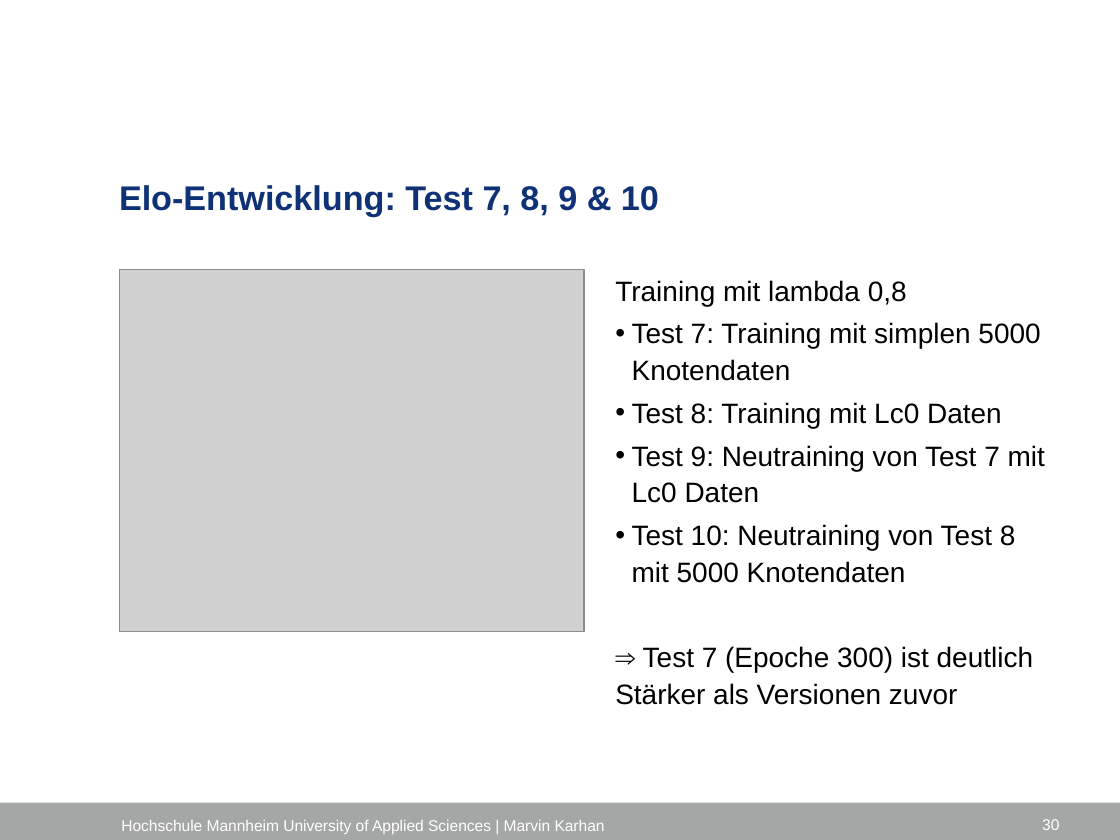
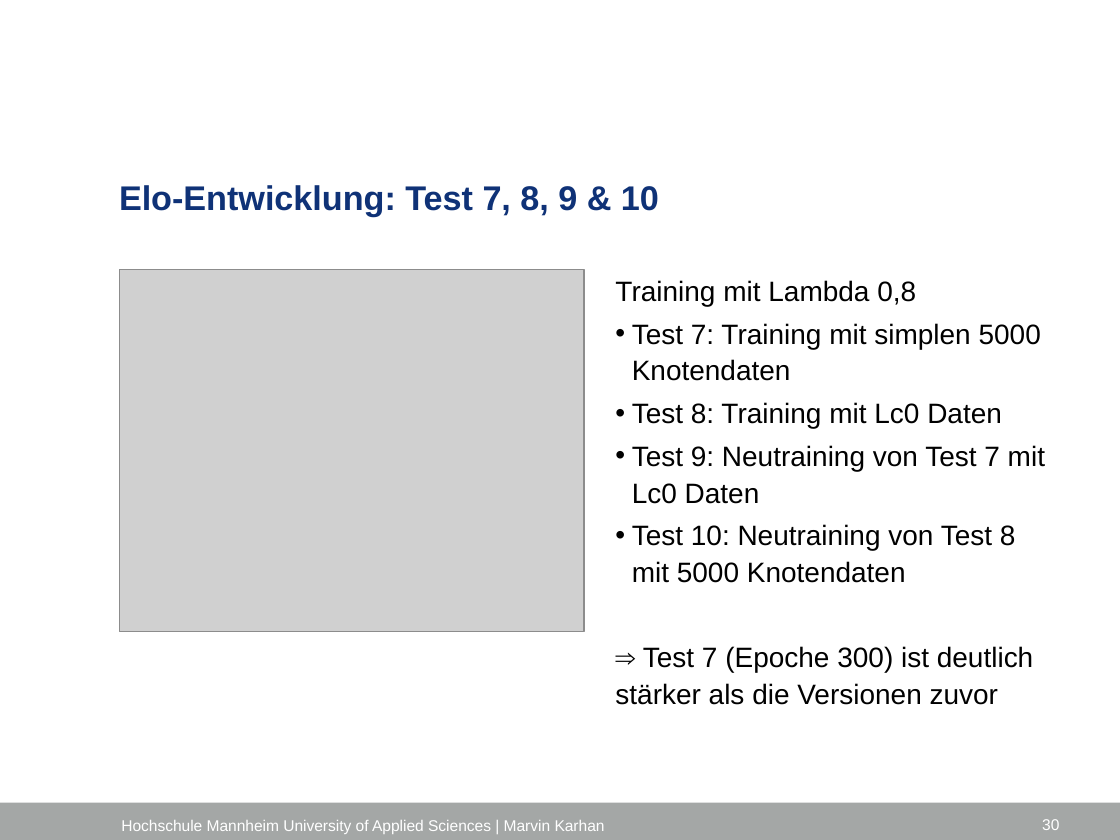
Before and after one commit to marvinkarhan/Bachelorarbeit, a slide deck: slide 30 of latex/Kolloquium/Kolloquium_Marvin_Karhan.pptx. Drawn at 1120x840 pixels with LibreOffice and Linux fonts; fonts in the diff are those of the drawing; grey boxes stand for pictures; background and template pictures are left out. Boxes give left, top, right and bottom in pixels: in the first picture for what was removed or moved away, otherwise in the second. Text is boxed around its words. In the diff, an @@ line names an element or a change of style, - is before the commit and + after.

Commit message:
Fix spelling

```diff
--- a/latex/Kolloquium/Kolloquium_Marvin_Karhan.pptx
+++ b/latex/Kolloquium/Kolloquium_Marvin_Karhan.pptx
@@ text at (615,280,916,306): text changed @@
-  Training mit lambda 0,8
+  Training mit Lambda 0,8
@@ text at (615,646,1033,705): text changed @@
-  ⇒ Test 7 (Epoche 300) ist deutlich Stärker als Versionen zuvor
+  ⇒ Test 7 (Epoche 300) ist deutlich stärker als die Versionen zuvor
```
Also in this commit, not shown: 18 other slides changed.
